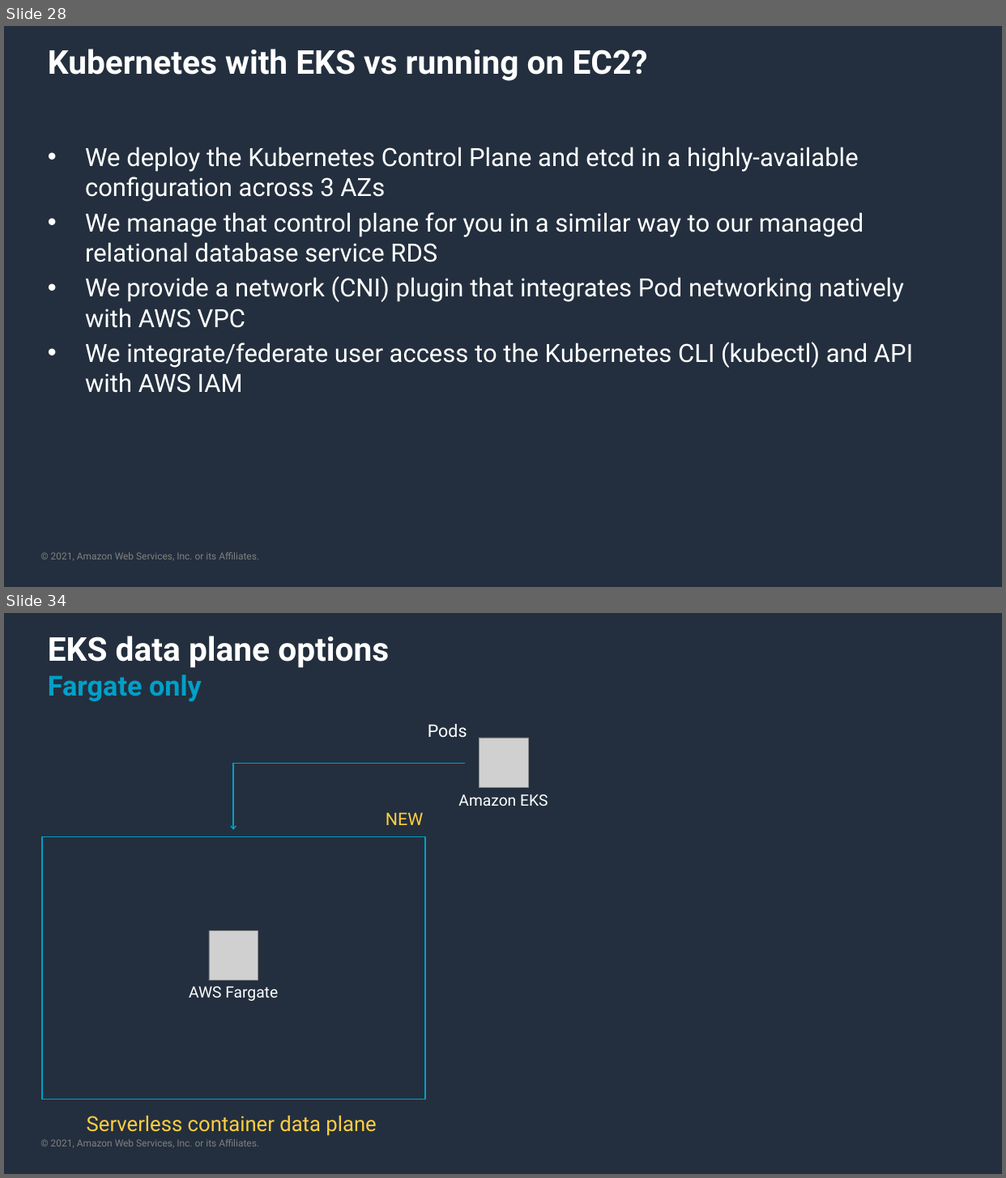
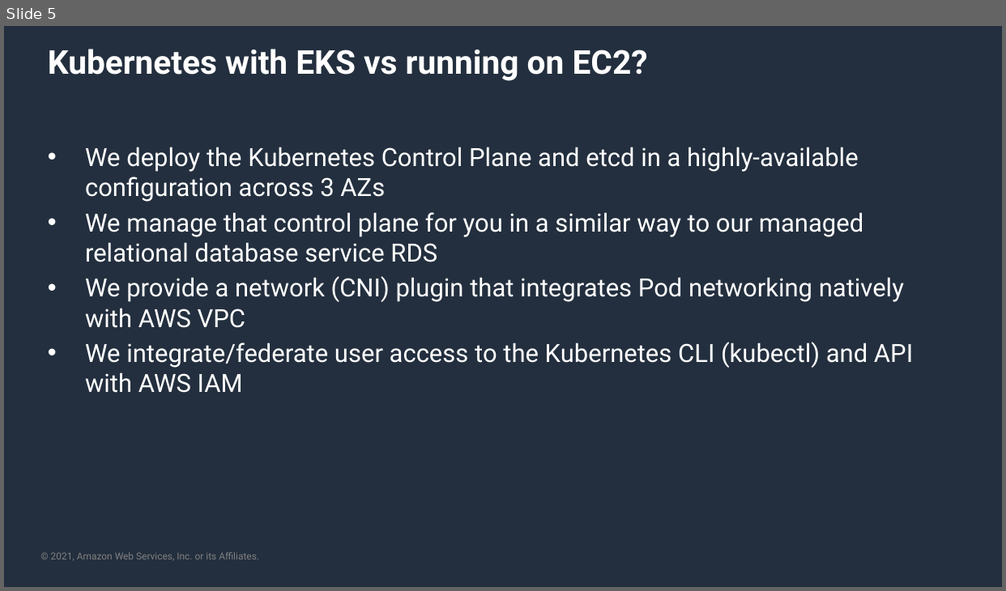
Before and after one commit to aws-samples/semantic-search-using-amazon-aurorapg-pgvector-and-amazon-bedrock, a slide deck: sample-documents/Containers on AWS.pptx. Shown one above the other, each under a label of ours: slides 28 and 34 before the commit, slide 5 after it; the slides between them are not shown. The pictures are 1006x1178 and 1006x591 pixels, drawn with LibreOffice and Linux fonts; fonts in the diff are those of the drawing; grey boxes stand for pictures; background and template pictures are left out. Boxes give left, top, right and bottom in pixels: in the first picture for what was removed or moved away, otherwise in the second. Text is boxed around its words. In the diff, an @@ line names an element or a change of style, - is before the commit and + after.

```diff
--- a/sample-documents/Containers on AWS.pptx
+++ b/sample-documents/Containers on AWS.pptx
@@ slide 34 removed at (4,613,1002,1174), background #232F3E; not listed: 1 template element that a slide beside it also shows @@
@@ title removed at (48,636,389,701) @@
-EKS data plane options
-Fargate only
@@ text removed at (428,724,467,737) @@
-Pods
@@ rectangle removed at (467,728,539,795) @@
@@ picture removed at (479,738,528,787) @@
@@ line removed from (465, 764) to (233, 764) @@
@@ arrow removed from (233, 764) to (233, 830) @@
@@ text removed at (458,794,548,806) @@
-Amazon EKS
@@ text removed at (386,812,423,825) @@
-NEW
@@ rectangle removed at (42,837,425,1100) @@
@@ rectangle removed at (197,837,270,904) @@
@@ picture removed at (209,931,258,981) @@
@@ text removed at (189,986,278,1001) @@
-AWS Fargate
@@ text removed at (87,1115,376,1136) @@
-Serverless container data plane
@@ what was slide 28 is now slide 5 @@
```
Also in this commit, not shown: 63 other slides removed.
